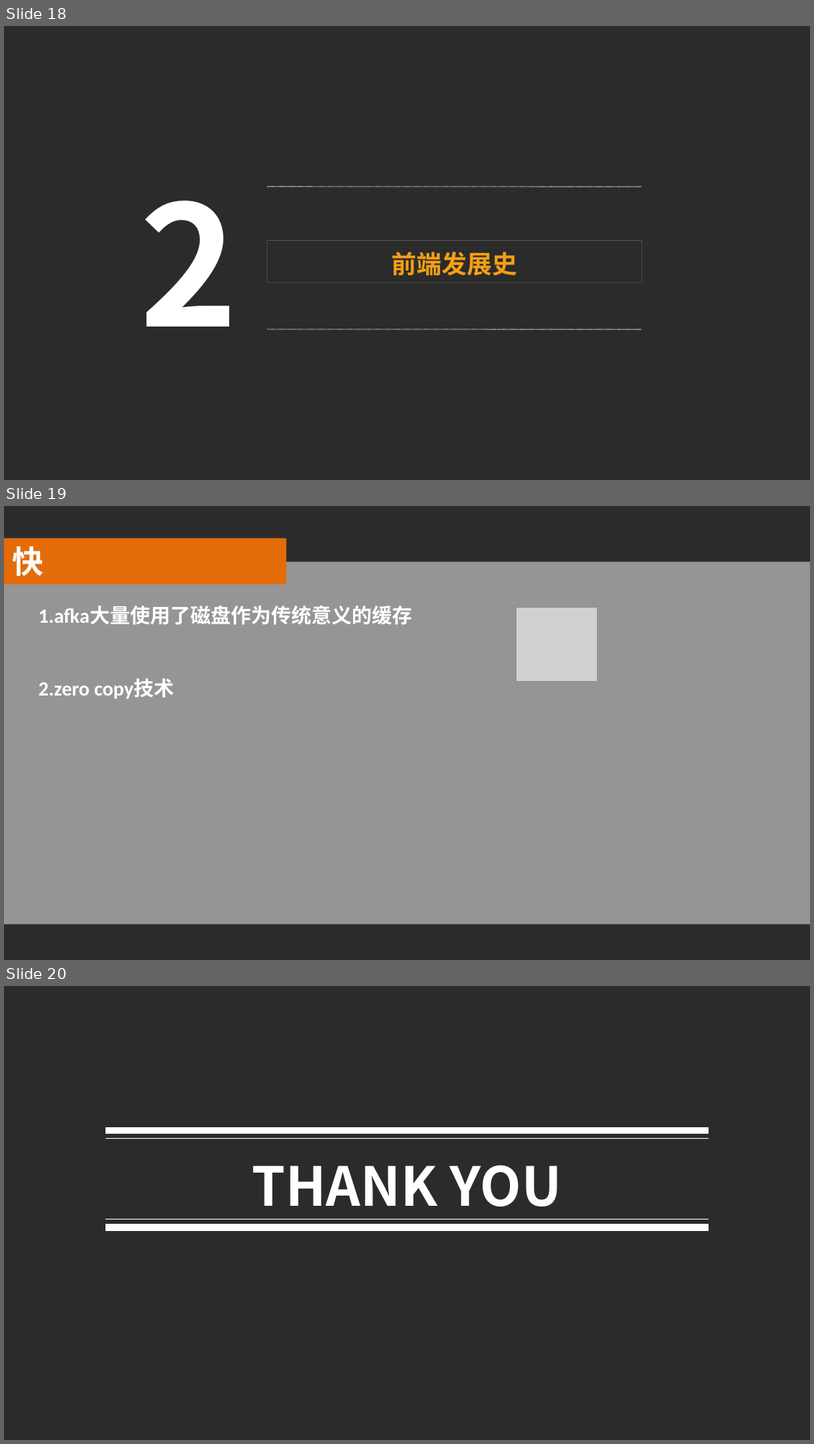
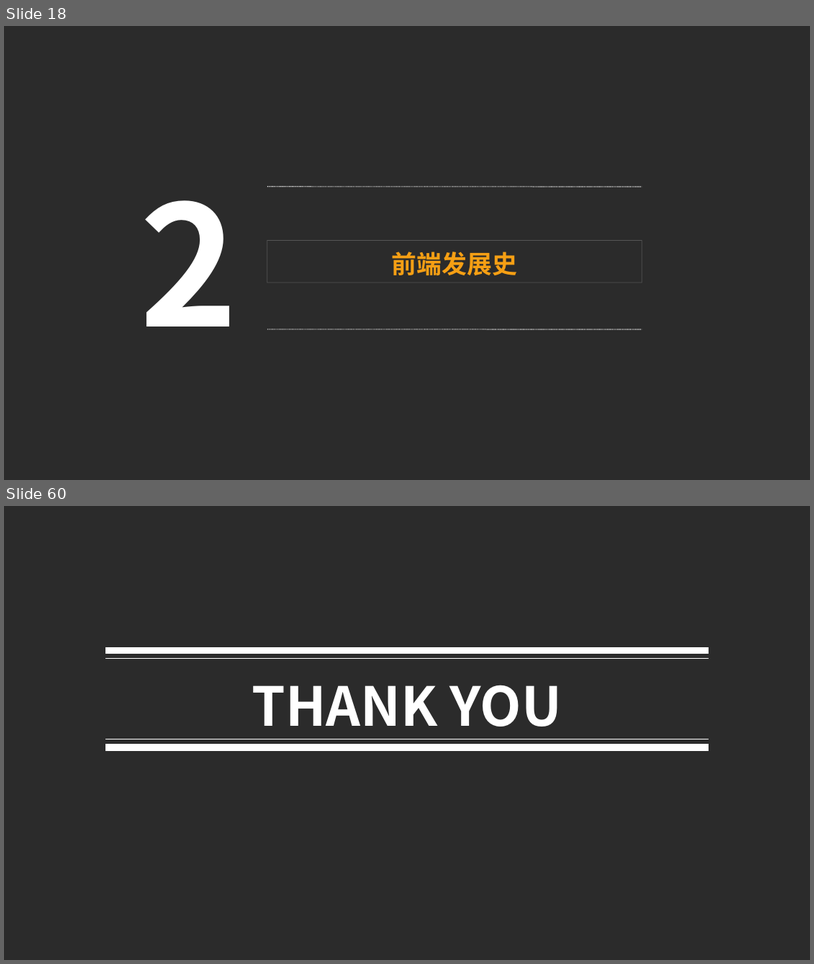
Before and after one commit to luke93h/git-blog, a slide deck: src/大前端简介.pptx. Shown one above the other, each under a label of ours: slides 18, 19 and 20 before the commit, slides 18 and 60 after it; the slides between them are not shown. The pictures are 814x1444 and 814x964 pixels, drawn with LibreOffice and Linux fonts; fonts in the diff are those of the drawing; grey boxes stand for pictures; background and template pictures are left out; a plain dark background stands for a picture behind light text. Boxes give left, top, right and bottom in pixels: in the first picture for what was removed or moved away, otherwise in the second. Text is boxed around its words. In the diff, an @@ line names an element or a change of style, - is before the commit and + after.

```diff
--- a/src/大前端简介.pptx
+++ b/src/大前端简介.pptx
@@ slide 19 removed at box(4, 506, 810, 960), background picture (left out) @@
@@ rectangle removed at box(4, 538, 286, 584) @@
@@ text removed at box(12, 546, 44, 576) @@
-快
@@ rectangle removed at box(4, 561, 810, 924) @@
@@ text removed at box(39, 606, 412, 699) @@
-1.afka大量使用了磁盘作为传统意义的缓存
-2.zero copy技术
@@ picture removed at box(516, 608, 597, 682) @@
@@ what was slide 20 is now slide 60 @@
```
Also in this commit, not shown: 1 slide changed, 41 slides added, 4 other files.
